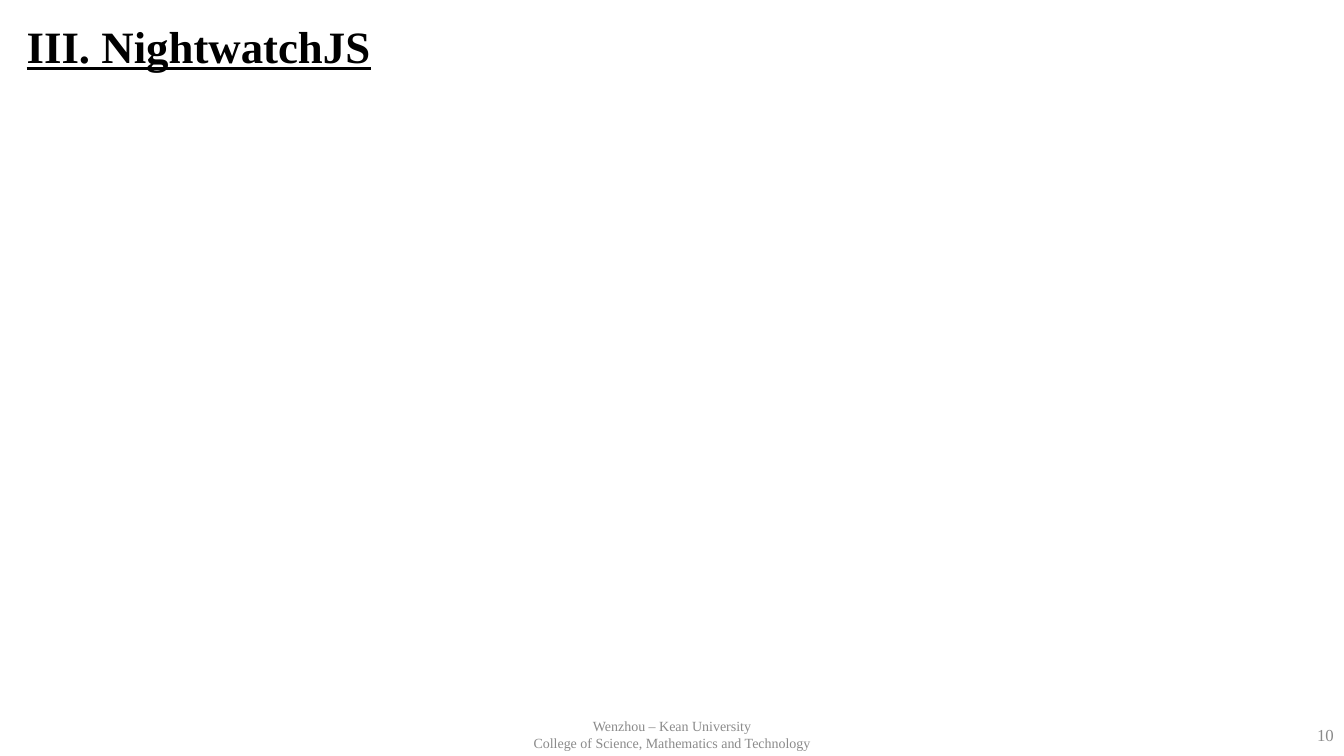
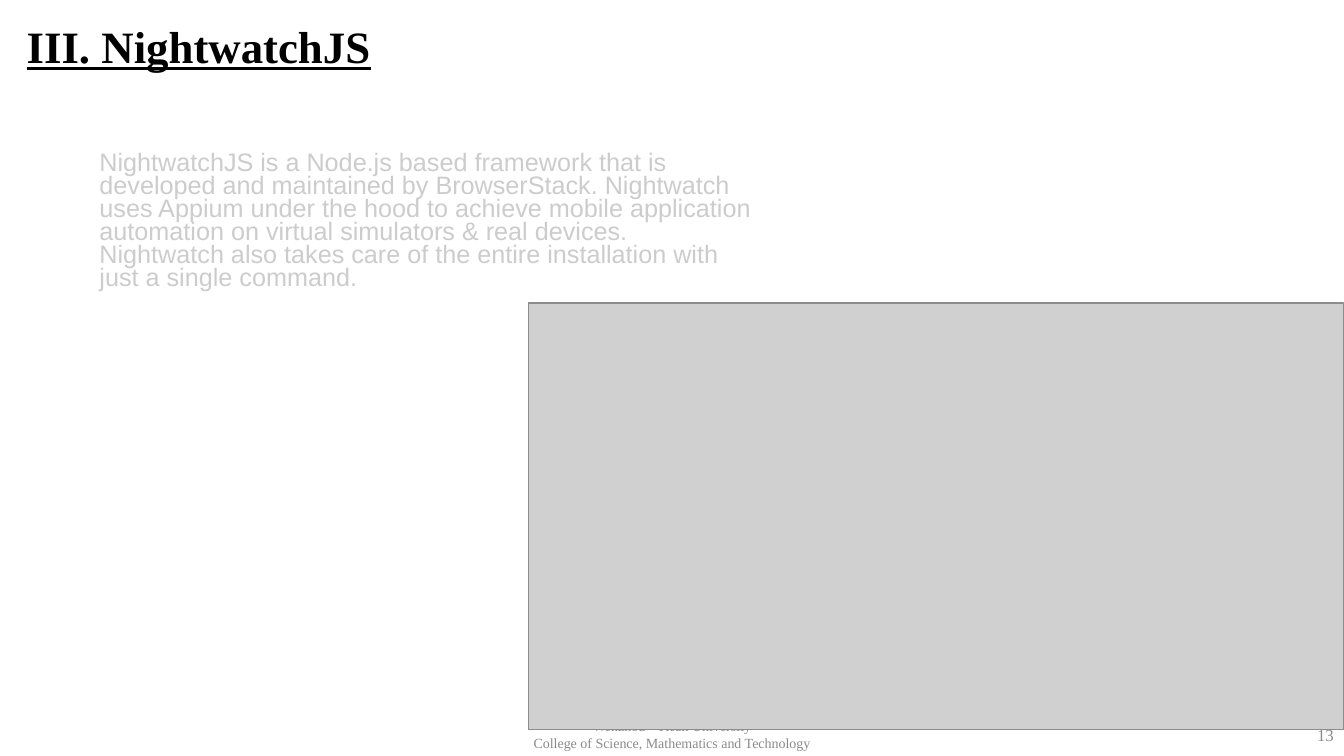
Before and after one commit to baocheng1989/sqa_paper, a slide deck: slide 13 of presentation.pptx (slide 10 before the commit). Drawn at 1344x756 pixels with LibreOffice and Linux fonts; fonts in the diff are those of the drawing; grey boxes stand for pictures; background and template pictures are left out. Boxes give left, top, right and bottom in pixels: in the first picture for what was removed or moved away, otherwise in the second. Text is boxed around its words. In the diff, an @@ line names an element or a change of style, - is before the commit and + after.

```diff
--- a/presentation.pptx
+++ b/presentation.pptx
@@ text added at bbox=[99, 153, 750, 291], 18 pt, text #CCCCCC @@
+NightwatchJS is a Node.js based framework that is developed and maintained by BrowserStack. Nightwatch uses Appium under the hood to achieve mobile application automation on virtual simulators & real devices. Nightwatch also takes care of the entire installation with just a single command.
@@ picture added at bbox=[528, 303, 1344, 730] @@
@@ page number at bbox=[1317, 727, 1334, 741]: text changed @@
-10
+13
```
Also in this commit, not shown: 5 other slides changed, 8 slides added.
